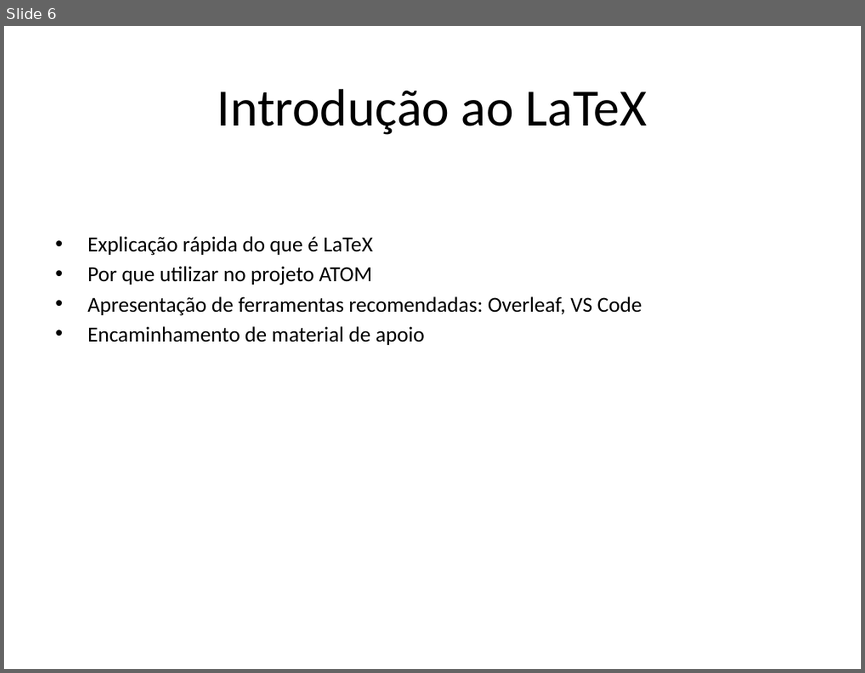
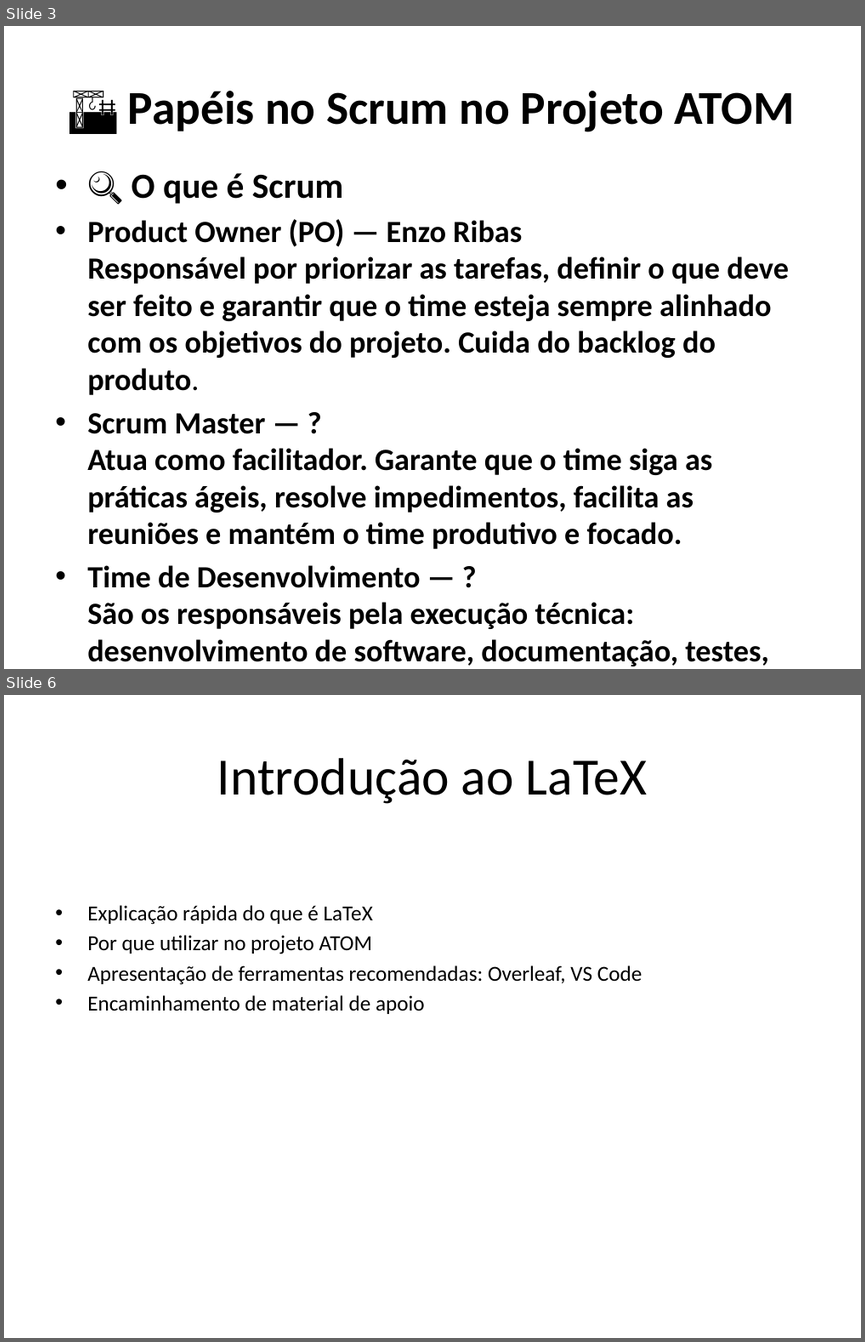
Before and after one commit to ATOM-Arm/docs, a slide deck: meetings/6th_Weekly copy/Roteiro_Reuniao_Projeto_ATOM_Agil.pptx. Shown one above the other, each under a label of ours: slide 6 before the commit, slides 3 and 6 after it; the slides between them are not shown. The pictures are 865x673 and 865x1342 pixels, drawn with LibreOffice and Linux fonts; fonts in the diff are those of the drawing. Boxes give left, top, right and bottom in pixels: in the first picture for what was removed or moved away, otherwise in the second. Text is boxed around its words. In the diff, an @@ line names an element or a change of style, - is before the commit and + after.

```diff
--- a/meetings/6th_Weekly copy/Roteiro_Reuniao_Projeto_ATOM_Agil.pptx
+++ b/meetings/6th_Weekly copy/Roteiro_Reuniao_Projeto_ATOM_Agil.pptx
@@ slide 3 added at [4, 26, 861, 669], background #FFFFFF @@
@@ title added at [70, 91, 794, 134], 39.6 pt, text #000000, bold @@
+🏗️ Papéis no Scrum no Projeto ATOM
@@ text added at [87, 173, 789, 666], 25.9 pt, text #000000, bold @@
+• 🔍 O que é Scrum
+• Product Owner (PO) — Enzo Ribas
+  Responsável por priorizar as tarefas, definir o que deve ser feito e garantir que o time esteja sempre alinhado com os objetivos do projeto. Cuida do backlog do produto.
+• Scrum Master — ?
+  Atua como facilitador. Garante que o time siga as práticas ágeis, resolve impedimentos, facilita as reuniões e mantém o time produtivo e focado.
+• Time de Desenvolvimento — ?
+  São os responsáveis pela execução técnica: desenvolvimento de software, documentação, testes, integração de sistemas, eletrônica e mecânica.
```
Also in this commit, not shown: 3 slides changed, 3 other slides added, 4 slides removed.
